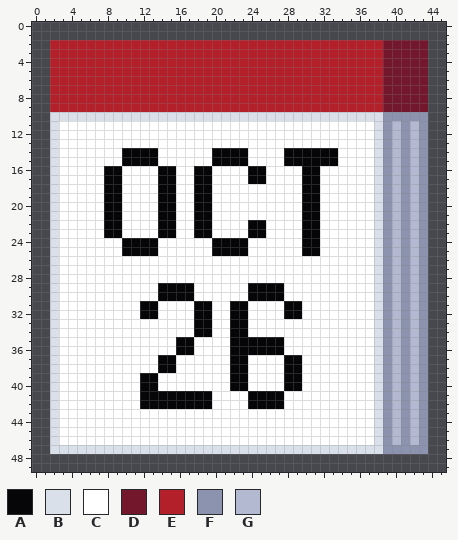
File history of a pixel-art file, assets/aseprite_base/cal.aseprite. That is the earlier state.
46x50 pixels, 1 frame.
Visible layers, top first: "Layer 2", "Layer 1".
Palette (. is transparent): A #060608  B #dae0ea  C #ffffff  D #73172d  E #b4202a  F #8b93af  G #b3b9d1
Pixels before, first column x 2:
 2 EEEEEEEEEEEEEEEEEEEEEEEEEEEEEEEEEEEEEDDDDD
 3 EEEEEEEEEEEEEEEEEEEEEEEEEEEEEEEEEEEEEDDDDD
 4 EEEEEEEEEEEEEEEEEEEEEEEEEEEEEEEEEEEEEDDDDD
 5 EEEEEEEEEEEEEEEEEEEEEEEEEEEEEEEEEEEEEDDDDD
 6 EEEEEEEEEEEEEEEEEEEEEEEEEEEEEEEEEEEEEDDDDD
 7 EEEEEEEEEEEEEEEEEEEEEEEEEEEEEEEEEEEEEDDDDD
 8 EEEEEEEEEEEEEEEEEEEEEEEEEEEEEEEEEEEEEDDDDD
 9 EEEEEEEEEEEEEEEEEEEEEEEEEEEEEEEEEEEEEDDDDD
10 BBBBBBBBBBBBBBBBBBBBBBBBBBBBBBBBBBBBBFFFFF
11 BCCCCCCCCCCCCCCCCCCCCCCCCCCCCCCCCCCCBFGFGF
12 BCCCCCCCCCCCCCCCCCCCCCCCCCCCCCCCCCCCBFGFGF
13 BCCCCCCCCCCCCCCCCCCCCCCCCCCCCCCCCCCCBFGFGF
14 BCCCCCCCAAAACCCCCCAAAACCCCAAAAAACCCCBFGFGF
15 BCCCCCCCAAAACCCCCCAAAACCCCAAAAAACCCCBFGFGF
16 BCCCCCAACCCCAACCAACCCCAACCCCAACCCCCCBFGFGF
17 BCCCCCAACCCCAACCAACCCCAACCCCAACCCCCCBFGFGF
18 BCCCCCAACCCCAACCAACCCCCCCCCCAACCCCCCBFGFGF
19 BCCCCCAACCCCAACCAACCCCCCCCCCAACCCCCCBFGFGF
20 BCCCCCAACCCCAACCAACCCCCCCCCCAACCCCCCBFGFGF
21 BCCCCCAACCCCAACCAACCCCCCCCCCAACCCCCCBFGFGF
22 BCCCCCAACCCCAACCAACCCCAACCCCAACCCCCCBFGFGF
23 BCCCCCAACCCCAACCAACCCCAACCCCAACCCCCCBFGFGF
24 BCCCCCCCAAAACCCCCCAAAACCCCCCAACCCCCCBFGFGF
25 BCCCCCCCAAAACCCCCCAAAACCCCCCAACCCCCCBFGFGF
26 BCCCCCCCCCCCCCCCCCCCCCCCCCCCCCCCCCCCBFGFGF
27 BCCCCCCCCCCCCCCCCCCCCCCCCCCCCCCCCCCCBFGFGF
28 BCCCCCCCCCCCCCCCCCCCCCCCCCCCCCCCCCCCBFGFGF
29 BCCCCCCCCCCCAAAACCCCCCAAAACCCCCCCCCCBFGFGF
30 BCCCCCCCCCCCAAAACCCCCCAAAACCCCCCCCCCBFGFGF
31 BCCCCCCCCCAACCCCAACCAACCCCAACCCCCCCCBFGFGF
32 BCCCCCCCCCAACCCCAACCAACCCCAACCCCCCCCBFGFGF
33 BCCCCCCCCCCCCCCCAACCAACCCCCCCCCCCCCCBFGFGF
34 BCCCCCCCCCCCCCCCAACCAACCCCCCCCCCCCCCBFGFGF
35 BCCCCCCCCCCCCCAACCCCAAAAAACCCCCCCCCCBFGFGF
36 BCCCCCCCCCCCCCAACCCCAAAAAACCCCCCCCCCBFGFGF
37 BCCCCCCCCCCCAACCCCCCAACCCCAACCCCCCCCBFGFGF
38 BCCCCCCCCCCCAACCCCCCAACCCCAACCCCCCCCBFGFGF
39 BCCCCCCCCCAACCCCCCCCAACCCCAACCCCCCCCBFGFGF
40 BCCCCCCCCCAACCCCCCCCAACCCCAACCCCCCCCBFGFGF
41 BCCCCCCCCCAAAAAAAACCCCAAAACCCCCCCCCCBFGFGF
42 BCCCCCCCCCAAAAAAAACCCCAAAACCCCCCCCCCBFGFGF
43 BCCCCCCCCCCCCCCCCCCCCCCCCCCCCCCCCCCCBFGFGF
44 BCCCCCCCCCCCCCCCCCCCCCCCCCCCCCCCCCCCBFGFGF
45 BCCCCCCCCCCCCCCCCCCCCCCCCCCCCCCCCCCCBFGFGF
46 BCCCCCCCCCCCCCCCCCCCCCCCCCCCCCCCCCCCBFGFGF
47 BBBBBBBBBBBBBBBBBBBBBBBBBBBBBBBBBBBBBFFFFF
Now the later version:
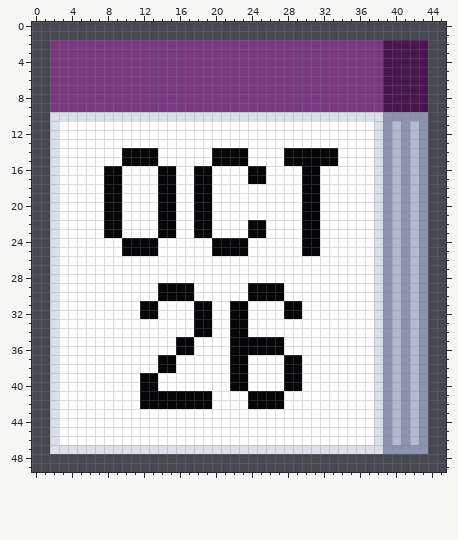
Diff:
colour D: #73172d -> #47144d
colour E: #b4202a -> #793a80
